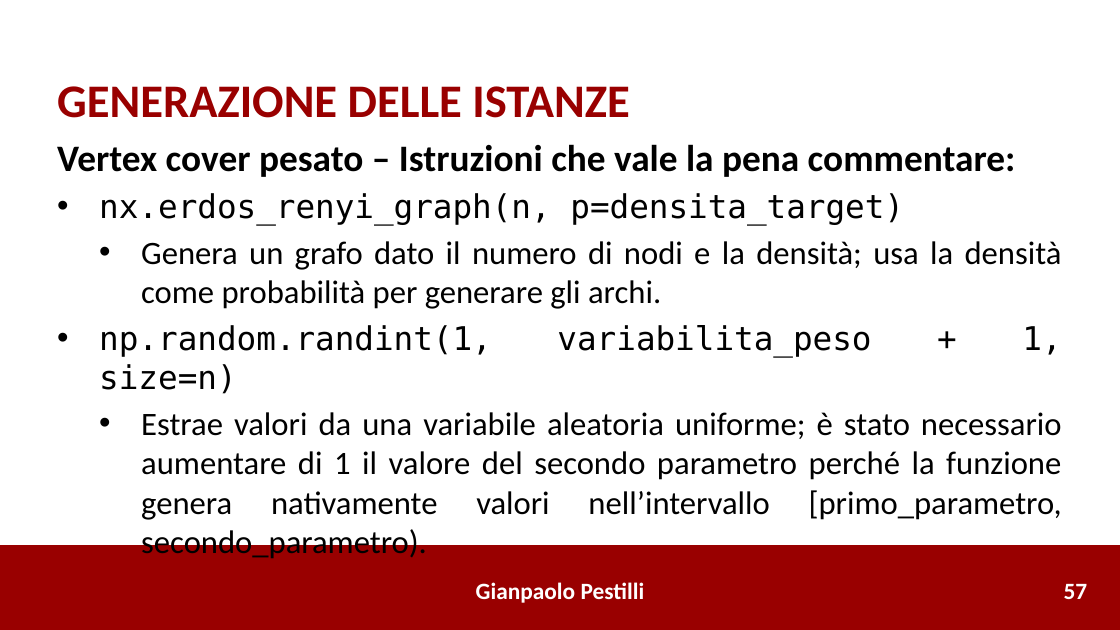
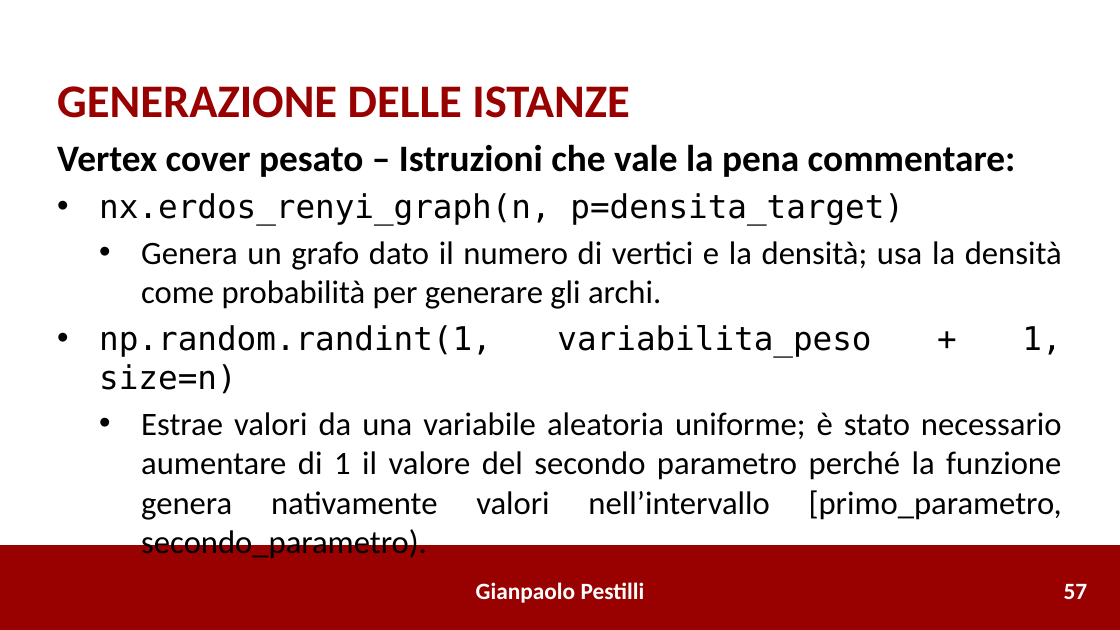
Before and after one commit to gianpaolo-pestilli/amod_project, a slide deck: slide 60 of Presentazione_0386492.pptx. Drawn at 1120x630 pixels with LibreOffice and Linux fonts; fonts in the diff are those of the drawing. Boxes give left, top, right and bottom in pixels: in the first picture for what was removed or moved away, otherwise in the second. Text is boxed around its words. In the diff, an @@ line names an element or a change of style, - is before the commit and + after.

```diff
--- a/Presentazione_0386492.pptx
+++ b/Presentazione_0386492.pptx
@@ text at (141,241,1062,309): text changed @@
-  • Genera un grafo dato il numero di nodi e la densità; usa la densità come probabilità per generare gli archi.
+  • Genera un grafo dato il numero di vertici e la densità; usa la densità come probabilità per generare gli archi.
```
Also in this commit, not shown: 5 other slides changed, 1 other file.
